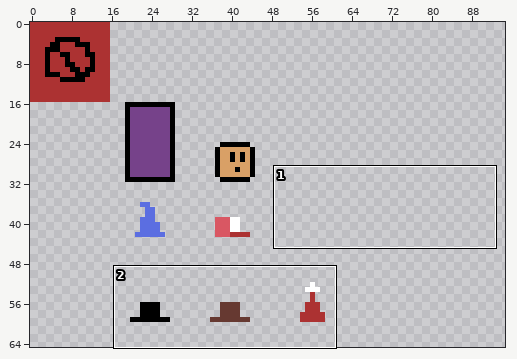
Pixel-art file, stored at src-resources/ludumDare40/images/ase-512-16.ase. The first picture is a wide view before the edit; the outline marks the close-up.
Close-up. As it was:
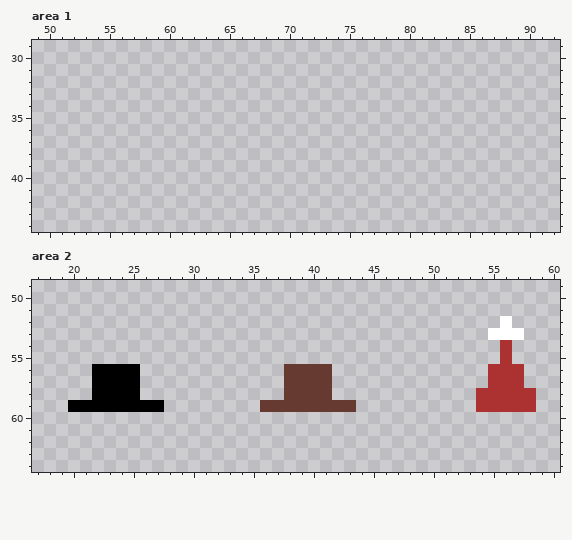
512x512 pixels, 1 frame. Shown: area 1: x 49..92, y 29..44; area 2: x 17..60, y 49..64. The wide view leaves out empty margins.
The same view after the edit:
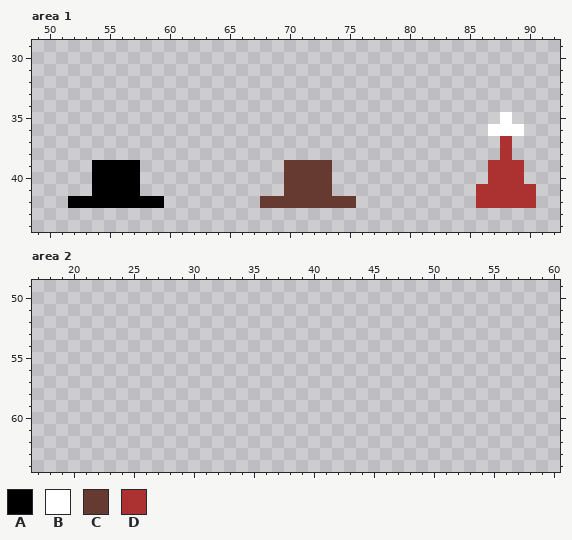
Palette (. is transparent): A #000000  B #ffffff  C #663931  D #ac3232
Edits made:
--- area 1
@@ x 49..92 @@
 34 ............................................
-35 ............................................
-36 ............................................
-37 ............................................
-38 ............................................
-39 ............................................
-40 ............................................
-41 ............................................
-42 ............................................
+35 .......................................B....
+36 ......................................BBB...
+37 .......................................D....
+38 .......................................D....
+39 .....AAAA............CCCC.............DDD...
+40 .....AAAA............CCCC.............DDD...
+41 .....AAAA............CCCC............DDDDD..
+42 ...AAAAAAAA........CCCCCCCC..........DDDDD..
 43 ............................................
--- area 2
@@ x 17..60 @@
 51 ............................................
-52 .......................................B....
-53 ......................................BBB...
-54 .......................................D....
-55 .......................................D....
-56 .....AAAA............CCCC.............DDD...
-57 .....AAAA............CCCC.............DDD...
-58 .....AAAA............CCCC............DDDDD..
-59 ...AAAAAAAA........CCCCCCCC..........DDDDD..
+52 ............................................
+53 ............................................
+54 ............................................
+55 ............................................
+56 ............................................
+57 ............................................
+58 ............................................
+59 ............................................
 60 ............................................
Where, in picture pixels (left, top, right, bottom), the same in both close-ups:
added: (476, 112, 536, 208)
added: (68, 160, 164, 208)
added: (260, 160, 356, 208)
erased: (476, 316, 536, 412)
erased: (68, 364, 164, 412)
erased: (260, 364, 356, 412)
